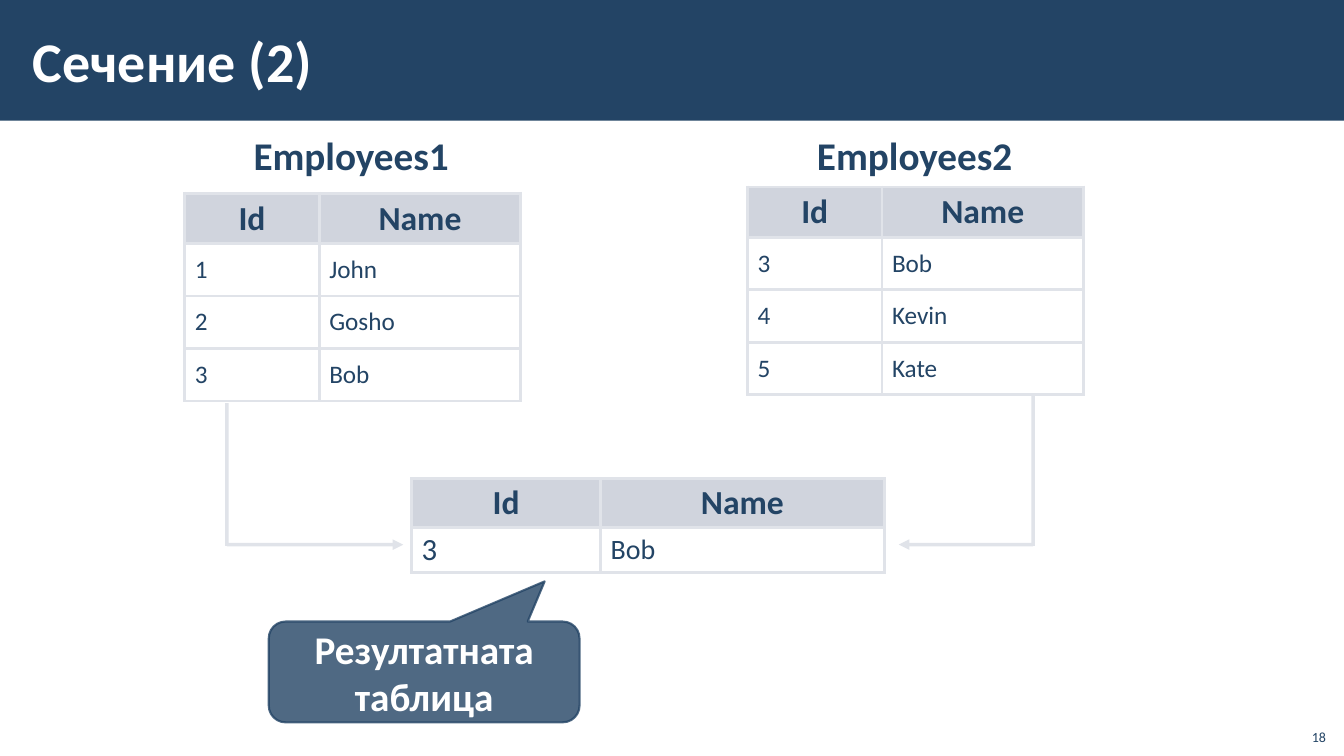
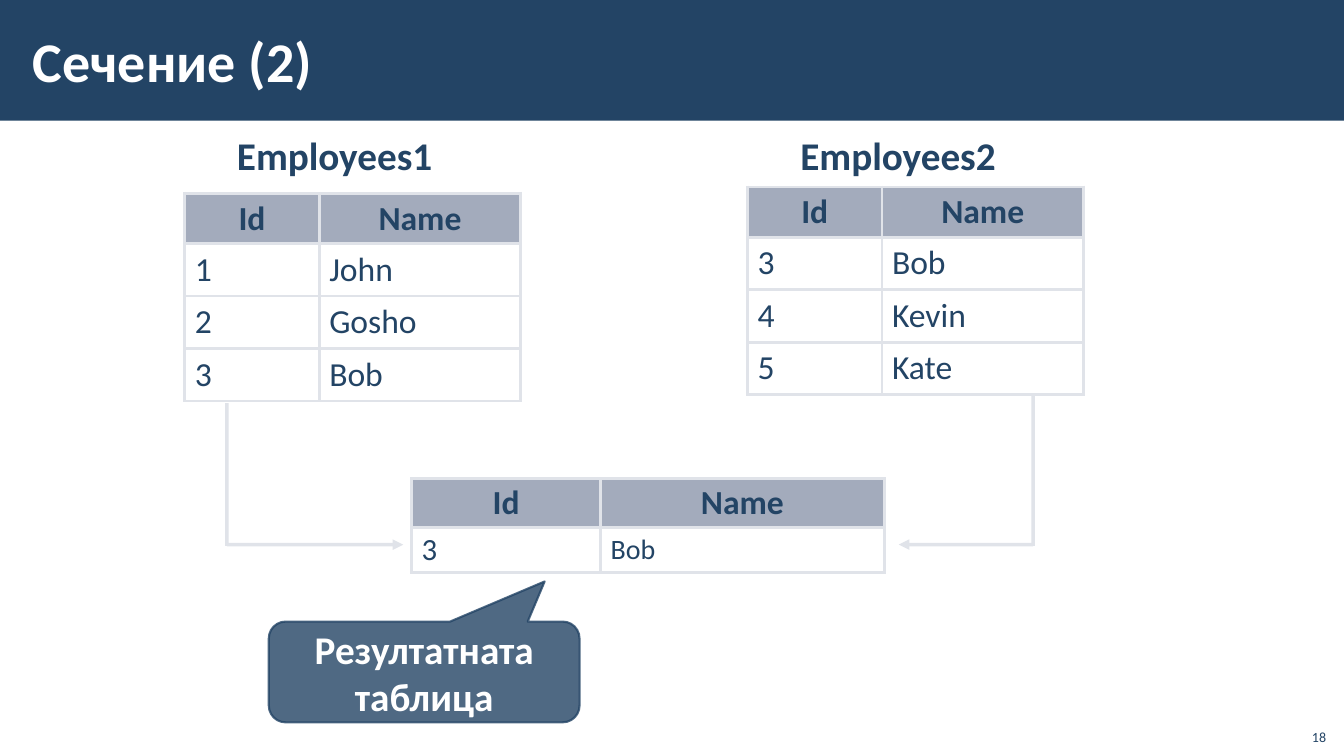
Before and after one commit to Ghostdog02/MSSQL, a slide deck: slide 18 of Theory/10-Complex-Joins-and-Subqueries/10-Complex-Joins-and-Subqueries.pptx. Drawn at 1344x756 pixels with LibreOffice and Linux fonts; fonts in the diff are those of the drawing; background and template pictures are left out. Boxes give left, top, right and bottom in pixels: in the first picture for what was removed or moved away, otherwise in the second. Text is boxed around its words. In the diff, an @@ line names an element or a change of style, - is before the commit and + after.

```diff
--- a/Theory/10-Complex-Joins-and-Subqueries/10-Complex-Joins-and-Subqueries.pptx
+++ b/Theory/10-Complex-Joins-and-Subqueries/10-Complex-Joins-and-Subqueries.pptx
@@ text "Employees1": place and size @@
-text "Employees1" at <box>254,142,449,176</box>
+text "Employees1" at <box>237,142,432,176</box>
@@ text "Employees2": place and size @@
-text "Employees2" at <box>817,142,1012,176</box>
+text "Employees2" at <box>800,142,995,176</box>
@@ table at <box>185,194,520,401</box> @@
@@ fill #A3ABBC at 50% opacity to #A3ABBC in row 1 @@
@@ size 18 to 24 pt in "1", "John", "2", "Gosho" and 2 more places @@
@@ borders changed @@
@@ table at <box>748,187,1084,394</box> @@
@@ fill #A3ABBC at 50% opacity to #A3ABBC in row 1 @@
@@ size 18 to 24 pt in "3", "Bob", "4", "Kevin" and 2 more places @@
@@ borders changed @@
@@ table at <box>411,479,884,573</box> @@
@@ fill #A3ABBC at 50% opacity to #A3ABBC in row 1 @@
@@ borders changed @@
```
Also in this commit, not shown: 17 other slides changed, 8 other files.
